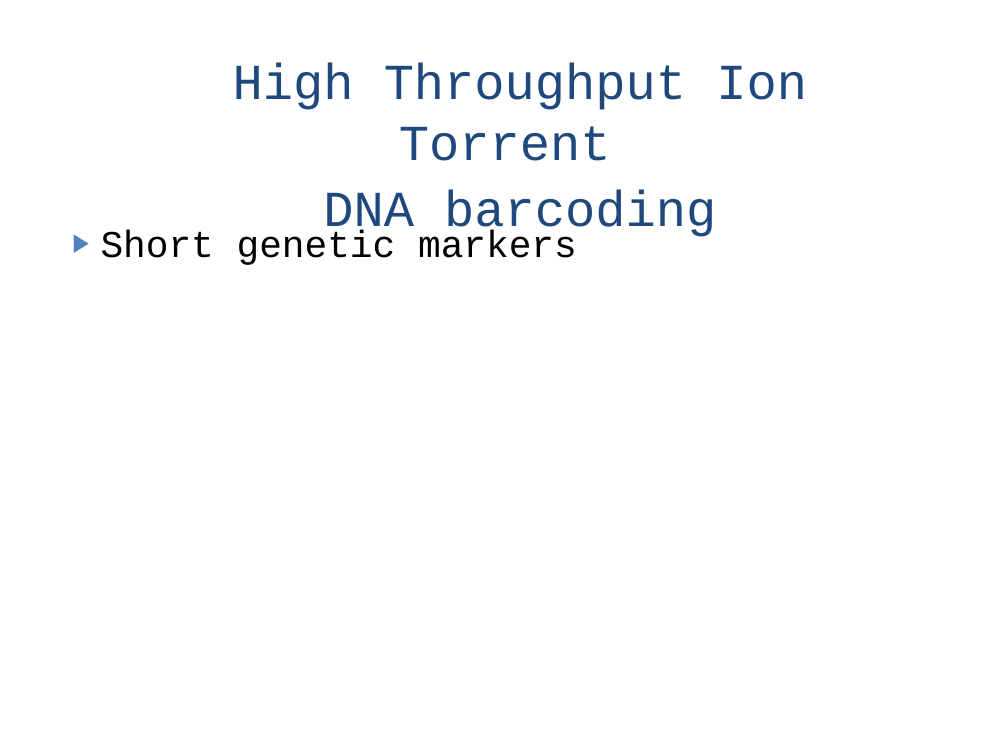
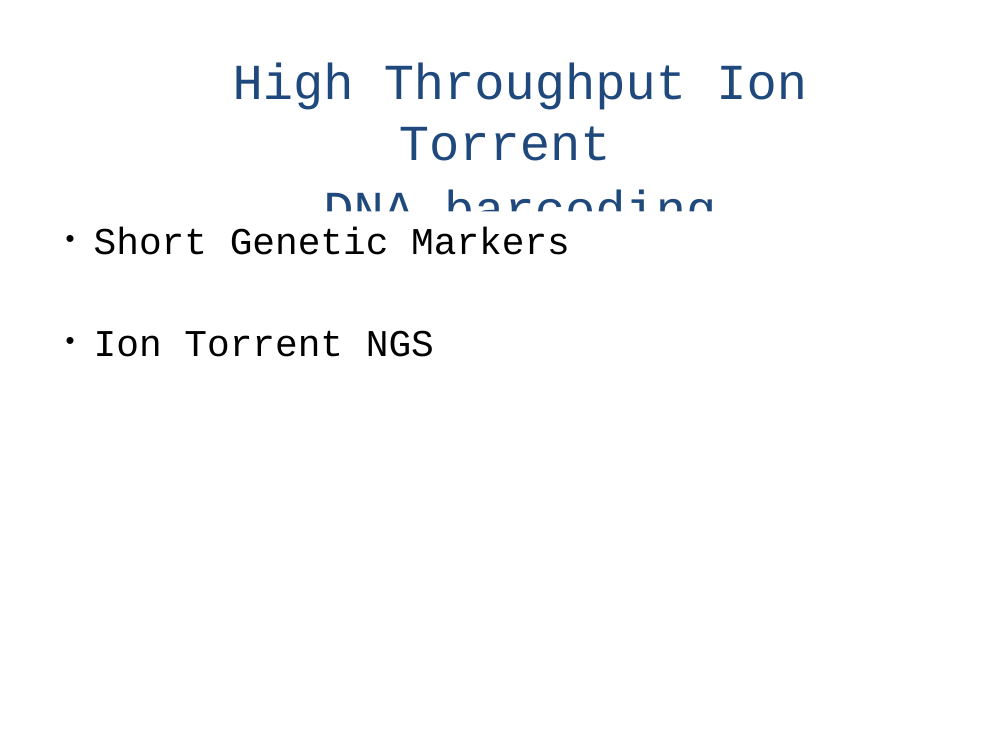
Before and after one commit to naturalis/HTS-barcode-checker, a slide deck: slide 4 of doc/Presentation.pptx. Drawn at 1008x756 pixels with LibreOffice and Linux fonts; fonts in the diff are those of the drawing. Boxes give left, top, right and bottom in pixels: in the first picture for what was removed or moved away, otherwise in the second. Text is boxed around its words. In the diff, an @@ line names an element or a change of style, - is before the commit and + after.

```diff
--- a/doc/Presentation.pptx
+++ b/doc/Presentation.pptx
@@ text at [94, 227, 570, 357]: text changed @@
-▶ Short genetic markers
+• Short Genetic Markers
+• Ion Torrent NGS
```
Also in this commit, not shown: 5 other slides changed, 2 slides added, 1 slide removed, 7 other files.
